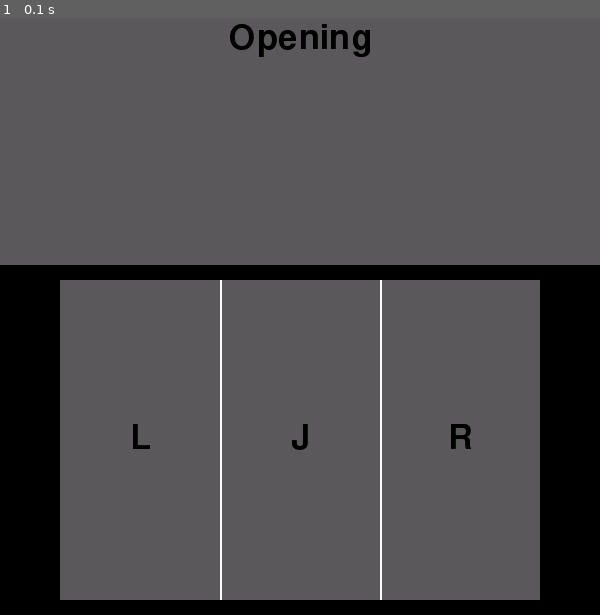
Above: before the commit, frame 1.
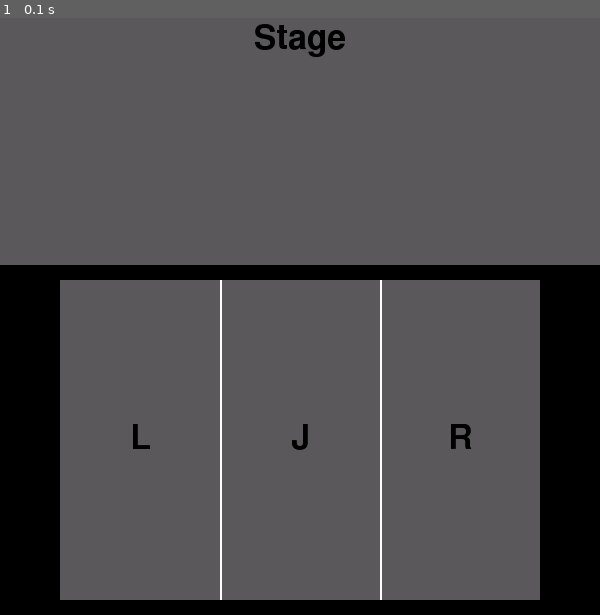
Above: after the commit, the same moment.

Repository: sota-inoue/Game
Game: pygame game, started from src/project/win_main.py
Two runs of this game, one before a commit and one after it. Both use one fixed random seed, a clock stepped at 60 frames per second and the inputs below.
Inputs:
- Up to frame 1 (0.1 s): no input

The runs differ from the first frame. In frame 1, 0.5% of the frame differs, in the area x 38-62%, y 1-7%.

Commit message:
ステージ画面の作成

Diff:
--- a/src/project/Screen/Display.py
+++ b/src/project/Screen/Display.py
@@ -46,7 +46,7 @@
         # BACK_COLORでsurfaceを塗りつぶす
         self.surface.fill(self.BACK_COLOR)
         # 画面の中心にTITLEの文字列を描画
-        self.DrawText("TITLE", self.width//2, self.height//2)
+        self.DrawText("Tirle", self.width//2, self.height//2)
 
     def draw_Opening(self):
         # BACK_COLORでsurfaceを塗りつぶす
@@ -54,6 +54,8 @@
         # 画面の中心にOpeningの文字列を描画
         self.DrawText("Opening", self.width//2, self.height//2)
 
-    def draw_Game(self):
+    def draw_Stage(self):
+        # BACK_COLORでsurfaceを塗りつぶす
         self.surface.fill(self.BACK_COLOR)
-        self.DrawText(self.text, self.width//2, self.height//2)
+        # 画面の中心にstageの文字列を描画
+        self.DrawText("Stage", self.width//2, self.height//2)
--- a/src/project/System/App.py
+++ b/src/project/System/App.py
@@ -145,7 +145,7 @@
         # タッチパネル描画
         self.touch.draw_Controller()
         # ゲーム画面描画
-        self.game.draw_Opening()
+        self.game.draw_Stage()
         # Raspberry Piモードでの描画処理
         if self.mode:
             # HDMIへゲーム画面を描画
